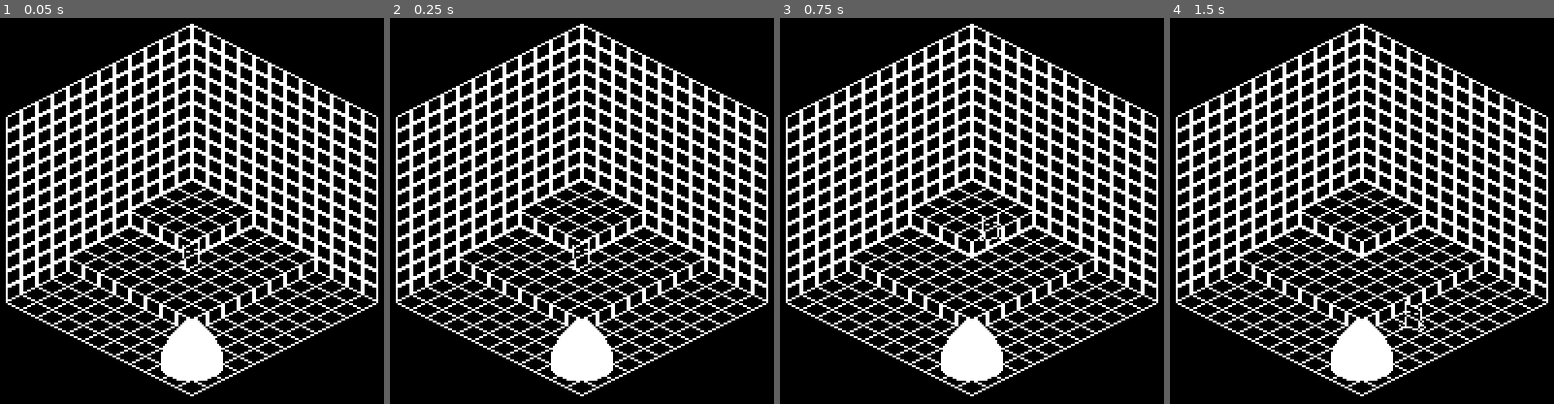
Above: before the commit, frames 1-4 (left to right).
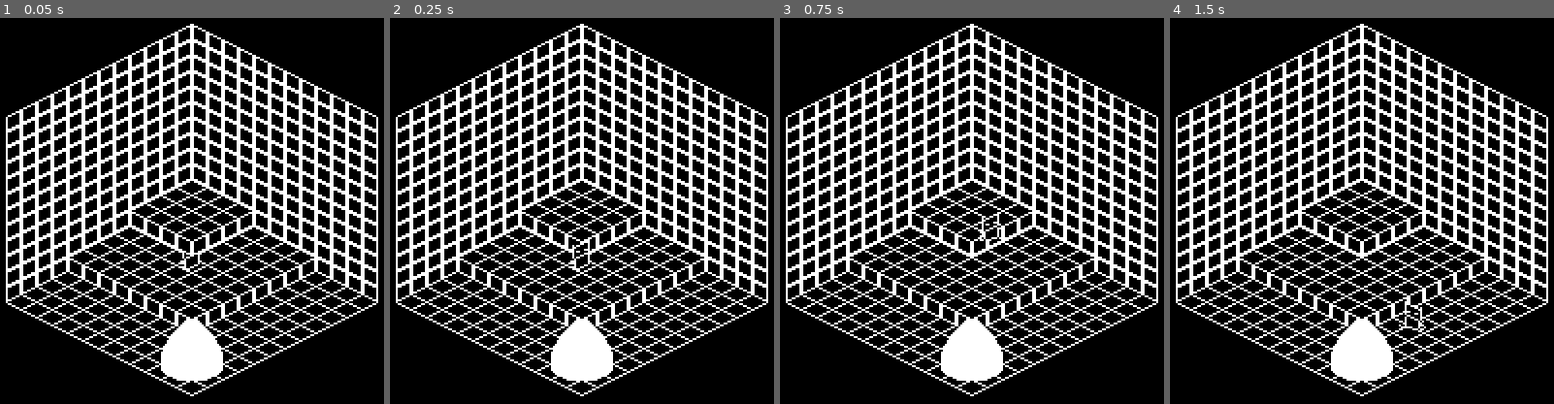
Above: after the commit, the same moments.

Repository: BitBangGames/feed_mother
Game: Godot game, scene res://src/main.tscn
The game is run twice, just before and just after one commit, with the same random seed, the same clock (stepped at 60 frames per second) and the same inputs.
Inputs:
- Up to frame 1 (0.05 s): no input
- Up to frame 2 (0.25 s): no input
- Up to frame 3 (0.75 s): tap Enter at 0.5 s; hold D (right) from 0.53 s (still down); tap Space (confirm) at 0.6 s
- Up to frame 4 (1.5 s): release D (right) at 1.28 s; hold S (down) from 1.28 s (still down); tap Space (confirm) at 1.35 s

The runs differ from the first frame. In frame 1, less than 0.1% of the frame differs, in the area x 47-53%, y 57-62%; in frame 2, nothing differs; in frame 3, nothing differs; in frame 4, nothing differs.

Commit message:
universal z-index detection

Diff:
--- a/src/player.gd
+++ b/src/player.gd
@@ -37,6 +37,4 @@
 		get_sprite().set_flip_h(Input.is_action_pressed("up"))
 		get_anim_player().play("back_walk")
 
-	update_z_index()
-
 	super(_delta)
--- a/src/unit.gd
+++ b/src/unit.gd
@@ -31,6 +31,9 @@
 	__collided = (move_and_slide() and not is_on_floor_only())
 
 	get_sprite().set_position(isometric(get_position()))
+	get_sprite().set_z_index(int(
+		get_position().y - ((get_child(0) as CollisionShape3D).get_shape() as SphereShape3D).get_radius()
+	) >> 0b11)
 
 func set_sprite(val: Sprite2D) -> void:
 	__sprite = val
@@ -50,6 +53,3 @@
 
 func just_collided() -> bool:
 	return (__collided and not __collided_prev)
-
-func update_z_index() -> void:
-	get_sprite().set_z_index(int(get_position().y) >> 0b11)
